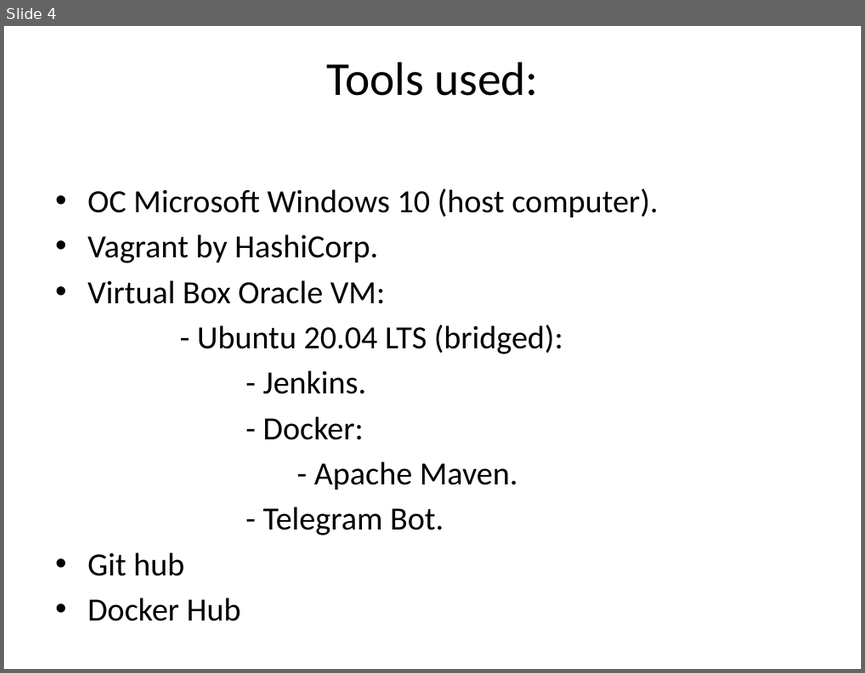
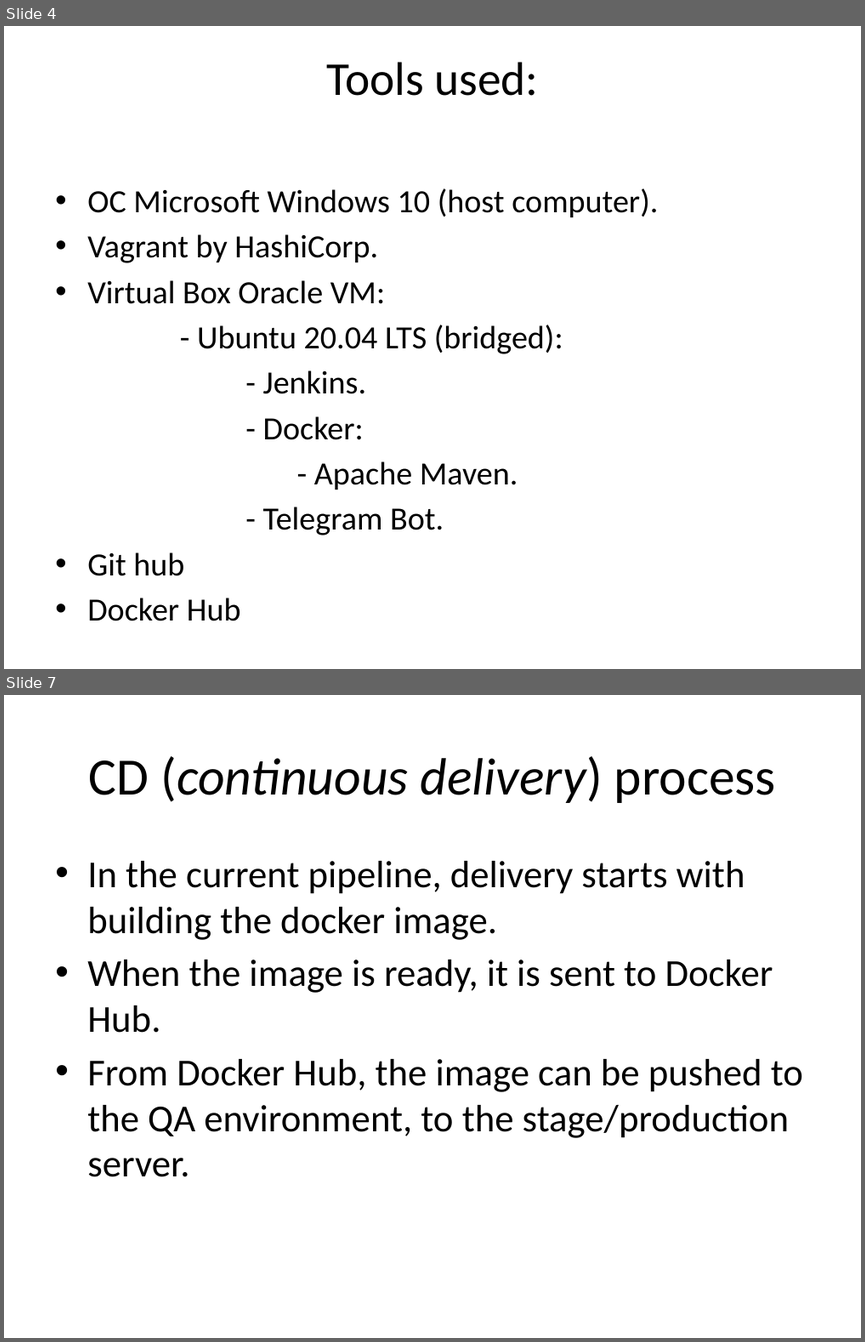
Before and after one commit to SDenisko/DevOps_online_Chernigiv_2021Q4, a slide deck: Final Project/Shortly about project.pptx. Shown one above the other, each under a label of ours: slide 4 before the commit, slides 4 and 7 after it; the slides between them are not shown. The pictures are 865x673 and 865x1342 pixels, drawn with LibreOffice and Linux fonts; fonts in the diff are those of the drawing. Boxes give left, top, right and bottom in pixels: in the first picture for what was removed or moved away, otherwise in the second. Text is boxed around its words. In the diff, an @@ line names an element or a change of style, - is before the commit and + after.

```diff
--- a/Final Project/Shortly about project.pptx
+++ b/Final Project/Shortly about project.pptx
@@ slide 7 added at [4,695,861,1338], background #FFFFFF @@
@@ title added at [89,756,776,803], 44 pt, text #000000, italic @@
+CD (continuous delivery) process
@@ text added at [87,861,803,1177], 32 pt, text #000000 @@
+• In the current pipeline, delivery starts with building the docker image.
+• When the image is ready, it is sent to Docker Hub.
+• From Docker Hub, the image can be pushed to the QA environment, to the stage/production server.
```
Also in this commit, not shown: 1 slide changed, 3 other slides added, 2 slides removed.
